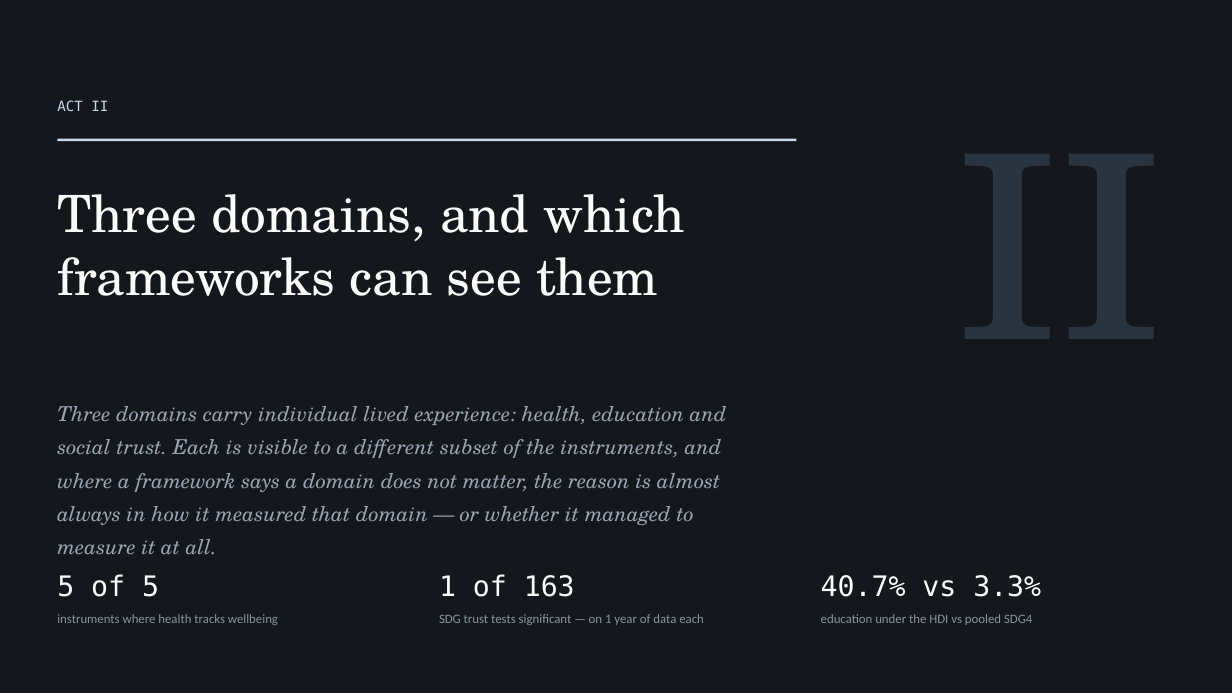
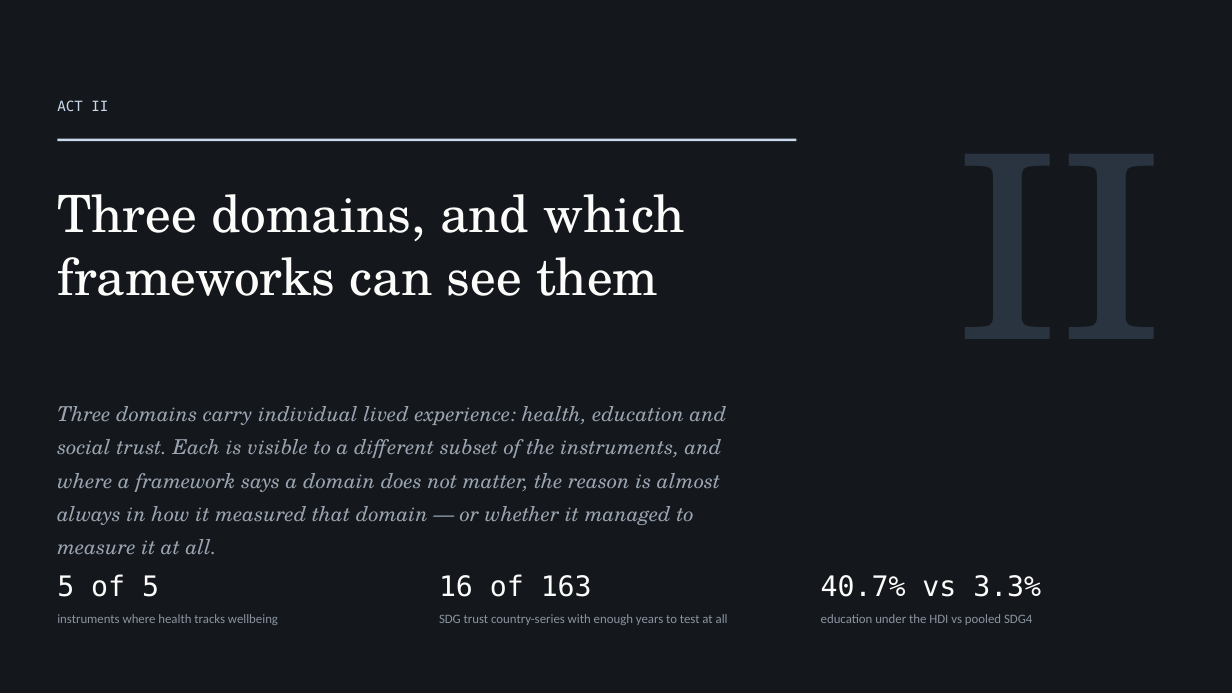
Before and after one commit to cwejnert/HDI-Happiness, a slide deck: slide 10 of deck/Measured_Where_It_Varies.pptx. Drawn at 1232x693 pixels with LibreOffice and Linux fonts; fonts in the diff are those of the drawing. Boxes give left, top, right and bottom in pixels: in the first picture for what was removed or moved away, otherwise in the second. Text is boxed around its words. In the diff, an @@ line names an element or a change of style, - is before the commit and + after.

```diff
--- a/deck/Measured_Where_It_Varies.pptx
+++ b/deck/Measured_Where_It_Varies.pptx
@@ text at [439, 574, 728, 625]: text changed @@
-1 of 163
-SDG trust tests significant — on 1 year of data each
+16 of 163
+SDG trust country-series with enough years to test at all
```
Also in this commit, not shown: 1 other slide changed, 4 other files.
